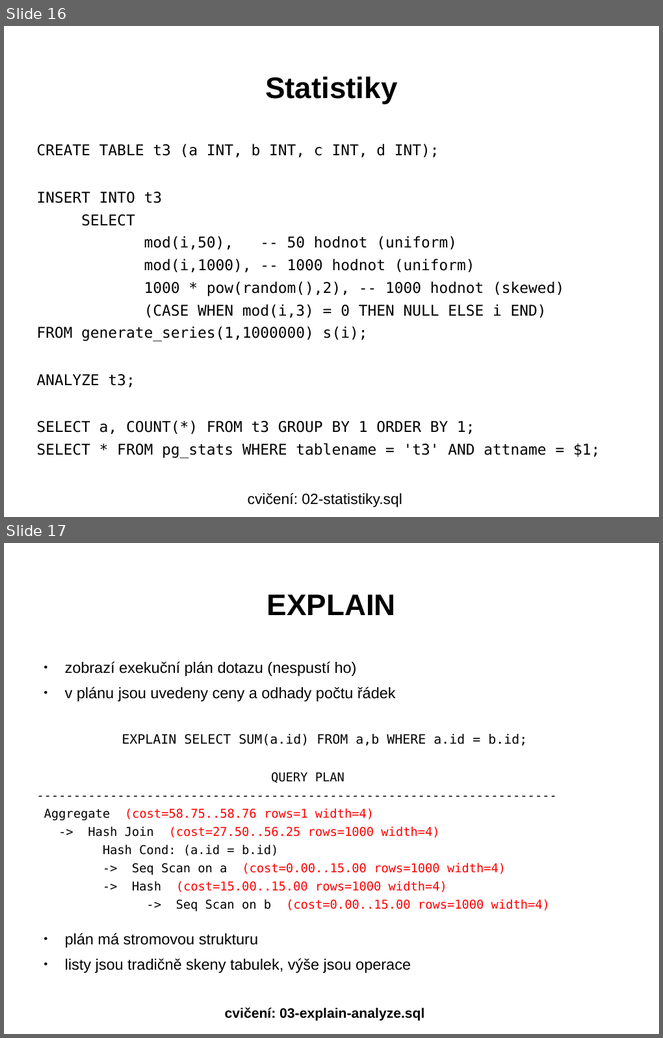
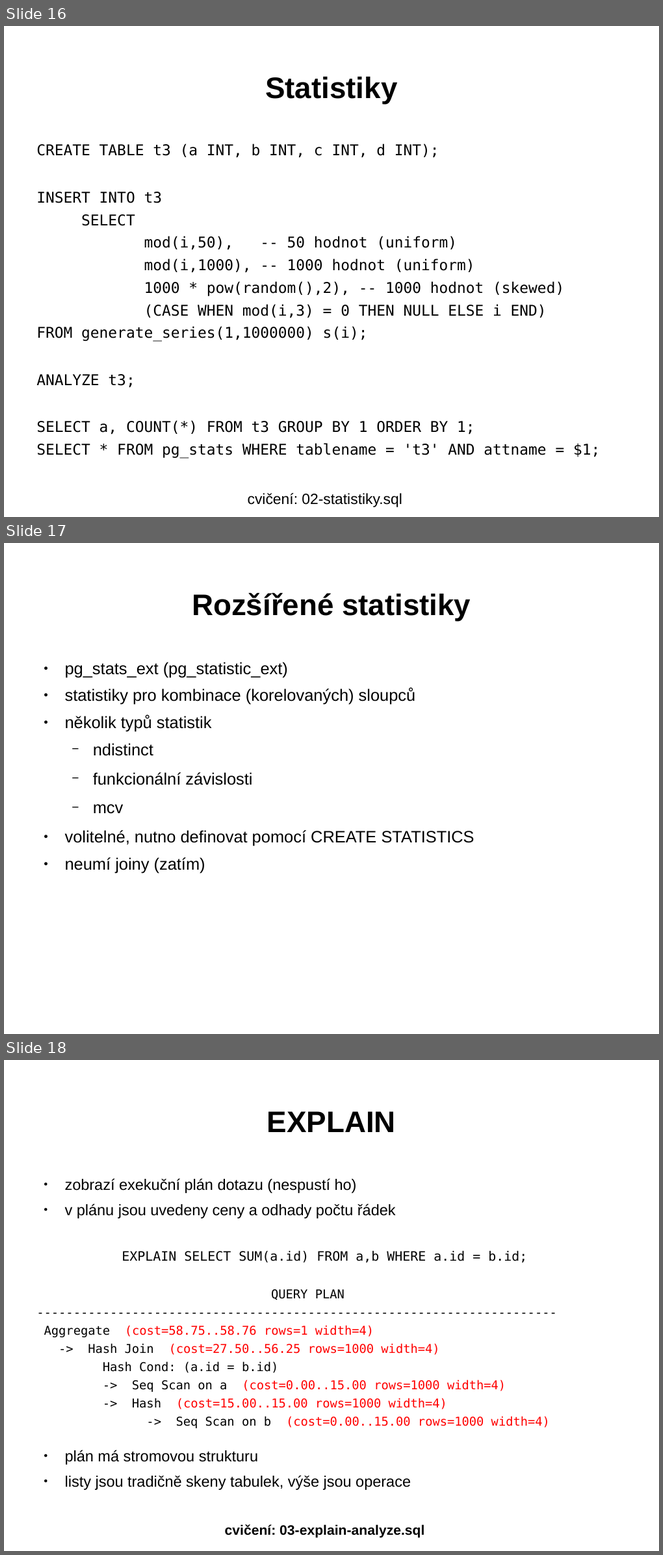
Before and after one commit to tvondra/explain_training, a slide deck: explain-training.odp. Shown one above the other, each under a label of ours: slides 16 and 17 before the commit, slides 16, 17 and 18 after it. The pictures are 663x1038 and 663x1555 pixels, drawn with LibreOffice and Linux fonts; fonts in the diff are those of the drawing. Boxes give left, top, right and bottom in pixels: in the first picture for what was removed or moved away, otherwise in the second. Text is boxed around its words. In the diff, an @@ line names an element or a change of style, - is before the commit and + after.

```diff
--- a/explain-training.odp
+++ b/explain-training.odp
@@ slide 17 added at (4, 543, 659, 1034), background #FFFFFF @@
@@ title added at (192, 593, 471, 621), 36 pt, text #000000, bold @@
+Rozšířené statistiky
@@ text added at (65, 662, 475, 873), 20 pt, text #000000 @@
+● pg_stats_ext (pg_statistic_ext)
+● statistiky pro kombinace (korelovaných) sloupců
+● několik typů statistik
+  − ndistinct
+  − funkcionální závislosti
+  − mcv
+● volitelné, nutno definovat pomocí CREATE STATISTICS
+● neumí joiny (zatím)
@@ what was slide 17 is now slide 18 @@
```
Also in this commit, not shown: 6 slides changed, 2 other slides added, 2 other files.
